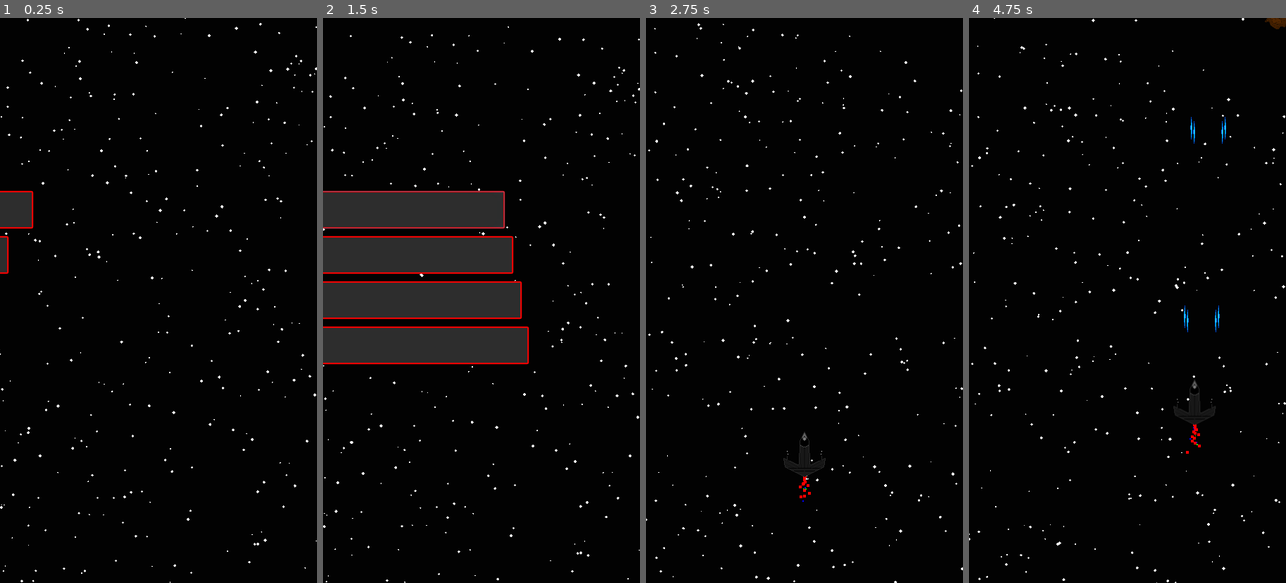
Above: before the commit, frames 1-4 (left to right).
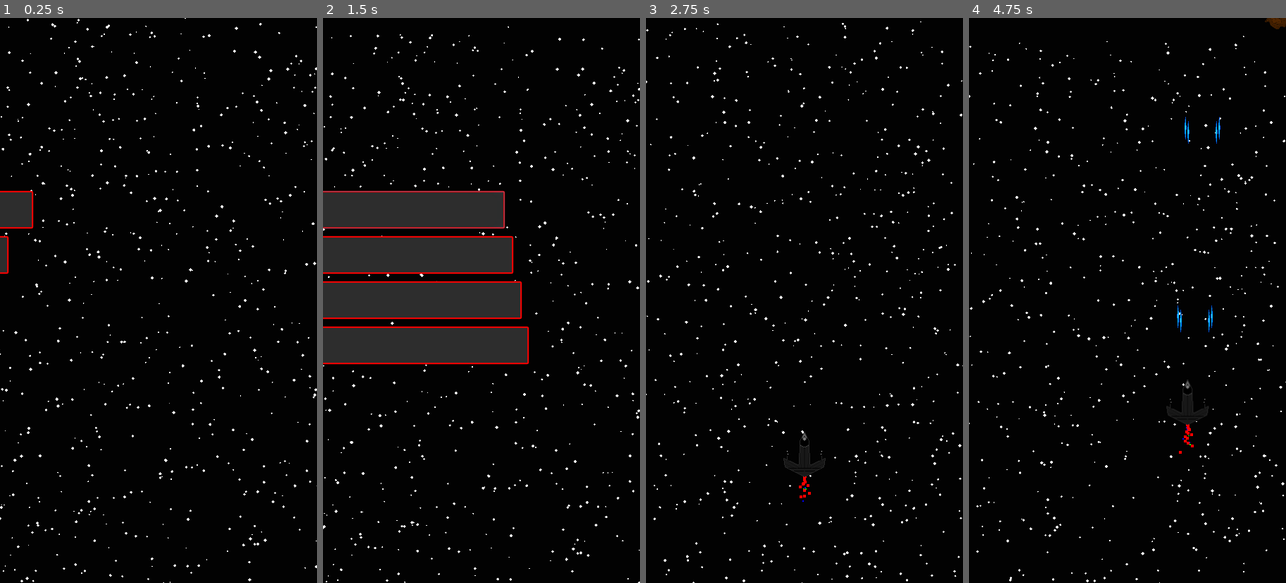
Above: after the commit, the same moments.

Repository: fieryknight2/Spaceshooter2
Game: Godot game, scene res://Menu.tscn
Same seed, same stepped clock (60 frames per second), same inputs: the game is played once before the commit and once after it.
Inputs (mouse positions are in pixels of both pictures, inside the frame that each line leads up to):
- Up to frame 1 (0.25 s): no input
- Up to frame 2 (1.5 s): move the mouse to (551, 272) at 0.52 s; hold Right (right) 0.53-1.25 s; hold Space (fire) 0.53-1.25 s; click "Play" at 1.25 s
- Up to frame 3 (2.75 s): move the mouse to (741, 328) at 2.02 s; hold Down (down) from 2.03 s (still down); right-click (741, 328) at 2.1 s
- Up to frame 4 (4.75 s): move the mouse to (1159, 176) at 2.77 s; release Down (down) at 2.78 s; hold Right (right) 2.78-3.53 s; hold Space (fire) 2.78-3.53 s; move the mouse to (1111, 413) at 3.52 s; hold Up (up) 3.53-4.28 s; right-click (1111, 413) at 3.6 s; move the mouse to (1222, 385) at 4.27 s; hold Left (left) from 4.28 s (still down); hold Space (fire) from 4.28 s (still down)

The runs differ from the first frame. In frame 1, 0.6% of the frame differs, in the area x 0-100%, y 0-100%; in frame 2, 0.5%; in frame 3, 1.7%; in frame 4, 2.1%.
Error in both runs: Invalid get index '0' (on base: 'Array'). (res://play-score.gd:28)

Commit message:
Fixed minor bugs
Increased initial star count
Balanced spaceship-2
Improved all spaceship's agility

Diff:
--- a/Menu.tscn
+++ b/Menu.tscn
@@ -863,9 +863,10 @@
 anchor_top = 0.145
 anchor_right = -0.295
 anchor_bottom = 0.395
-margin_left = 34.5
-margin_right = 415.497
-margin_bottom = 800.0
+margin_left = 303.15
+margin_top = -116.0
+margin_right = 684.147
+margin_bottom = 684.0
 __meta__ = {
 "_edit_group_": true,
 "_edit_use_anchors_": false
--- a/assets/enemies/speed-fighter.gd
+++ b/assets/enemies/speed-fighter.gd
@@ -25,6 +25,11 @@
 
 # Called every frame. 'delta' is the elapsed time since the previous frame.
 func _process(delta):
+	if health >= max_health:
+		$Health.visible = false
+	else:
+		$Health.visible = true
+
 	$Sprite.rotation_degrees += t_dir * delta * turn_speed * get_tree().current_scene.speed_scale
 	if $Sprite.rotation_degrees < 70:
 		t_dir = 1
--- a/assets/spaceships/spaceship-2.tscn
+++ b/assets/spaceships/spaceship-2.tscn
@@ -36,7 +36,7 @@
 damage = 3
 max_health = 30
 health_reload = 1.6
-score_modifier = 1.3
+score_modifier = 1.2
 wall_boundaries = 30.0
 explosion = ExtResource( 6 )
 projectile = ExtResource( 7 )
--- a/assets/spaceships/spaceship.gd
+++ b/assets/spaceships/spaceship.gd
@@ -44,6 +44,15 @@
 	velocity += delta * move * action_speed
 	velocity.x = clamp(velocity.x, -max_velocity, max_velocity)
 	velocity.y = clamp(velocity.y, -max_velocity, max_velocity)
+
+	if move.x > 0 and velocity.x < 0:
+		velocity.x += deceleration * delta
+	if move.x < 0 and velocity.x > 0:
+		velocity.x -= deceleration * delta
+	if move.y > 0 and velocity.y < 0:
+		velocity.y += deceleration * delta
+	if move.y < 0 and velocity.y > 0:
+		velocity.y -= deceleration * delta
 
 	if move.x == 0:
 		if velocity.x > 0:
--- a/spawners/StarSpawner.gd
+++ b/spawners/StarSpawner.gd
@@ -7,7 +7,7 @@
 func _ready():
 	# prespawn set amount of stars
 	# number needs tweaking
-	prespawn(300)
+	prespawn(600)
 
 func prespawn(count):
 	# create count stars
